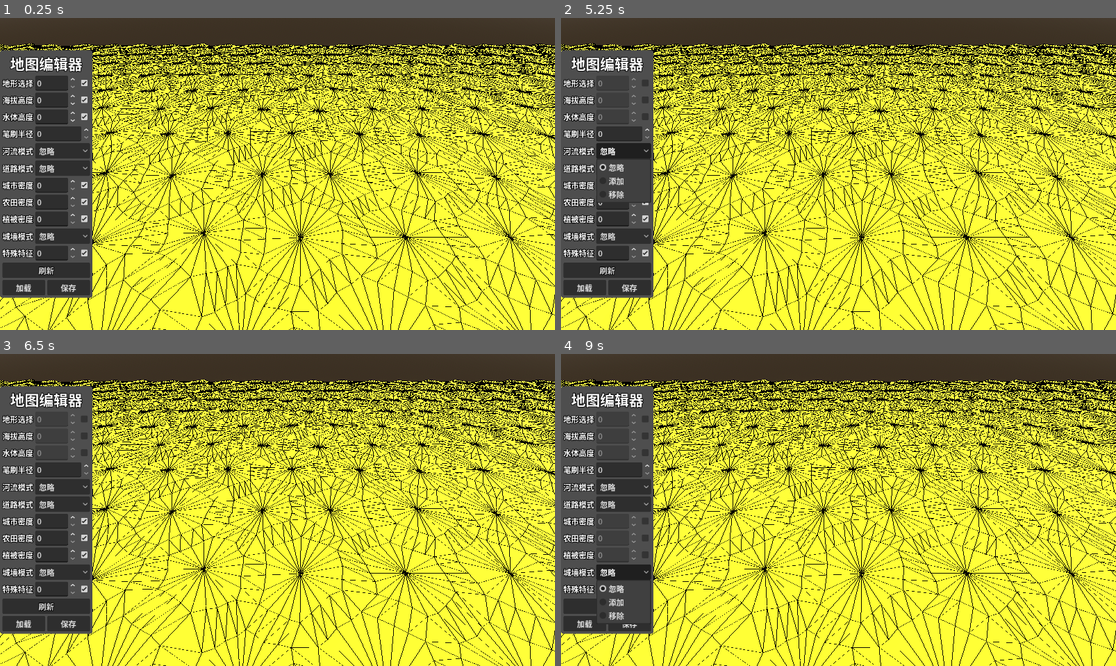
Above: before the commit, frames 1-4 (two rows, left to right).
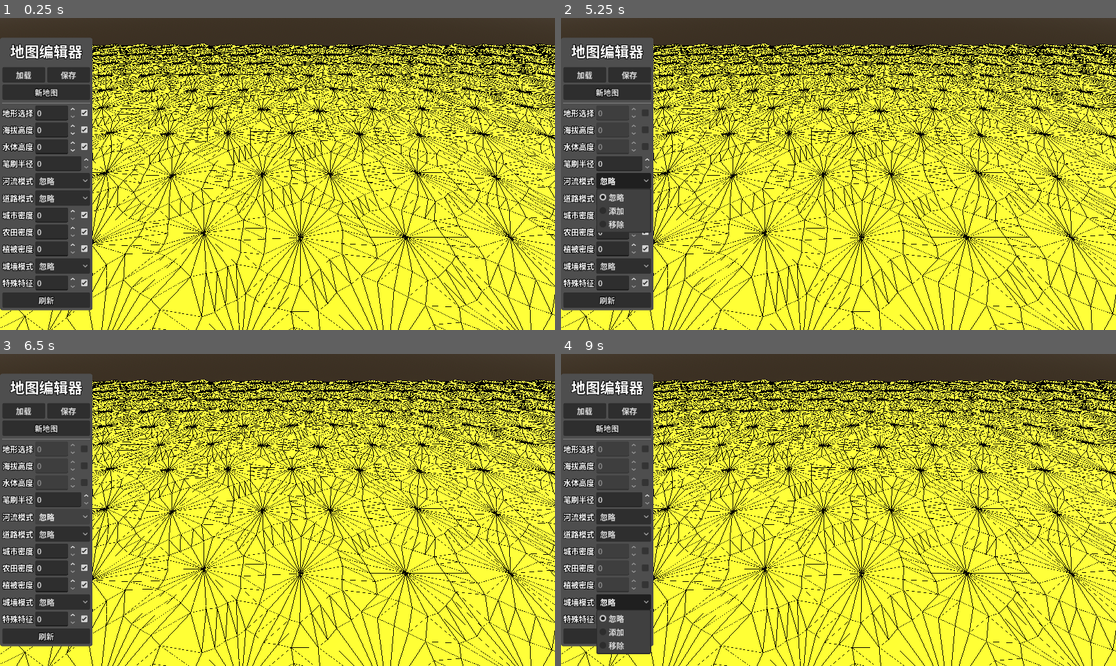
Above: after the commit, the same moments.

Repository: LiGameAcademy/godot_hex_map
Game: Godot game, scene res://scenes/main.tscn
Same seed, same stepped clock (60 frames per second), same inputs: the game is played once before the commit and once after it.
Inputs (mouse positions are in pixels of both pictures, inside the frame that each line leads up to; where the layout moved, square brackets give the same spot in the first picture):
- Up to frame 1 (0.25 s): no input
- Up to frame 2 (5.25 s): click "加载" at 0.5 s; click "保存" at 1.25 s; click (605, 92) at 2 s, where only the run after the commit has a clickable "新地图"; click (644, 111) [644, 83] at 2.75 s; click (644, 130) [644, 99] at 3.5 s; click (644, 145) [644, 117] at 4.25 s; click "忽略" at 5 s
- Up to frame 3 (6.5 s): click "忽略" at 5.75 s
- Up to frame 4 (9 s): click (644, 550) [644, 522] at 6.5 s; click (644, 569) [644, 538] at 7.25 s; click (644, 584) [644, 553] at 8 s; click "忽略" at 8.75 s

The runs differ from the first frame. In frame 1, 8.1% of the frame differs, in the area x 0-17%, y 6-94%; in frame 2, 7.8%; in frame 3, 7.7%; in frame 4, 7.9%.

Commit message:
50-管理地图：运行时创建与NewMapMenu

Diff:
--- a/prefabs/hex_grid.gd
+++ b/prefabs/hex_grid.gd
@@ -3,8 +3,9 @@
 class_name HexGrid
 
 @export var chunk_prefab: PackedScene = preload("res://prefabs/hex_grid_chunk.tscn")
-@export var chunk_count_x := 4
-@export var chunk_count_z := 3
+
+@export var cell_count_x: int = 20
+@export var cell_count_z: int = 15
 @export var noise: FastNoiseLite
 
 @export var hash_seed: int = 0
@@ -12,11 +13,8 @@
 
 var cells: Array[HexCell] = []
 var chunks: Array[HexGridChunk] = []
-
-#var width := 6
-#var height := 6
-var cell_count_x: int
-var cell_count_z: int
+var chunk_count_x : int
+var chunk_count_z : int
 
 func _ready() -> void:
 	HexMetrics.noise = noise
@@ -25,11 +23,30 @@
 		HexMetrics.colors = color_config.colors.duplicate()
 	else:
 		push_error("color_config is not set")
-	cell_count_x = chunk_count_x * HexMetrics.CHUNK_SIZE_X
-	cell_count_z = chunk_count_z * HexMetrics.CHUNK_SIZE_Z
+	create_map(cell_count_x, cell_count_z)
+	#cell_count_x = chunk_count_x * HexMetrics.CHUNK_SIZE_X
+	#cell_count_z = chunk_count_z * HexMetrics.CHUNK_SIZE_Z
+
+	refresh()
+
+func create_map(x: int, z: int) -> bool:
+	if x <= 0 or x % HexMetrics.CHUNK_SIZE_X != 0 or z <= 0 or z % HexMetrics.CHUNK_SIZE_Z != 0:
+		push_error("Unsupported map size.")
+		return false
+
+	for chunk in chunks:
+		chunk.queue_free()
+	chunks.clear()
+
+	cell_count_x = x
+	cell_count_z = z
+	chunk_count_x = int(float(cell_count_x) / HexMetrics.CHUNK_SIZE_X)
+	chunk_count_z = int(float(cell_count_z) / HexMetrics.CHUNK_SIZE_Z)
 
 	_create_chunks()
 	_create_cells()
+
+	return true
 
 func get_cell(coords: HexCoordinates) -> HexCell:
 	return cells.filter(
--- a/prefabs/hex_map_camera.gd
+++ b/prefabs/hex_map_camera.gd
@@ -53,6 +53,13 @@
 		_adjust_zoom(-event.relative.y * zoom_middle_drag_scale * zoom_sensitivity)
 		get_viewport().set_input_as_handled()
 
+func set_camera_locked(locked: bool) -> void:
+	set_process(not locked)
+	set_physics_process(not locked)
+
+func validate_position() -> void:
+	_adjust_position(0.0, 0.0, 0.0)
+
 func _adjust_position(x_delta: float, z_delta: float, dt: float) -> void:
 	var direction := (transform.basis * Vector3(x_delta, 0.0, z_delta)).normalized()
 	var damping : float = max(abs(x_delta), abs(z_delta))
@@ -63,10 +70,12 @@
 func _clamp_position(local_position: Vector3) -> Vector3:
 	if not is_instance_valid(grid):
 		return local_position
-	var x_max := (grid.chunk_count_x * HexMetrics.CHUNK_SIZE_X - 0.5) * (HexMetrics.INNER_RADIUS * 2.0)
-	var z_max := (grid.chunk_count_z * HexMetrics.CHUNK_SIZE_Z - 1.0) * (HexMetrics.OUTER_RADIUS * 1.5)
+	var x_max := (grid.cell_count_x - 0.5) * (HexMetrics.INNER_RADIUS * 2.0)
+	var z_max := (grid.cell_count_z - 1.0) * (HexMetrics.OUTER_RADIUS * 1.5)
+
 	local_position.x = clamp(local_position.x, 0.0, x_max)
 	local_position.z = clamp(local_position.z, 0.0, z_max)
+
 	return local_position
 
 func _adjust_rotation(delta: float, dt: float) -> void:
--- a/prefabs/hex_map_camera.tscn
+++ b/prefabs/hex_map_camera.tscn
@@ -2,7 +2,7 @@
 
 [ext_resource type="Script" uid="uid://n3lukix5lg53" path="res://prefabs/hex_map_camera.gd" id="1_4vdb4"]
 
-[node name="HexMapCamera" type="Node3D" unique_id=2101402743]
+[node name="HexMapCamera" type="Node3D" unique_id=2101402743 groups=["Camera"]]
 script = ExtResource("1_4vdb4")
 
 [node name="Swivel" type="Node3D" parent="." unique_id=2040822311]
--- a/project.godot
+++ b/project.godot
@@ -13,6 +13,10 @@
 config/name="godot_hex_map"
 run/main_scene="uid://xmk16gfwea4"
 config/features=PackedStringArray("4.6", "Forward Plus")
+
+[global_group]
+
+Camera=""
 
 [input]
 
--- a/scenes/main.tscn
+++ b/scenes/main.tscn
@@ -4,6 +4,7 @@
 [ext_resource type="Script" uid="uid://dmgota36soris" path="res://scripts/hex_map_editor.gd" id="2_0wfyh"]
 [ext_resource type="PackedScene" uid="uid://bghxudgg2w8fb" path="res://prefabs/hex_map_camera.tscn" id="2_sugp2"]
 [ext_resource type="PackedScene" uid="uid://deiqomb6hdwx8" path="res://ui/hex_map_editor_panel.tscn" id="4_jyhfs"]
+[ext_resource type="PackedScene" uid="uid://dmh8pyrukrli3" path="res://ui/new_map_menu.tscn" id="5_tbgi4"]
 
 [sub_resource type="ProceduralSkyMaterial" id="ProceduralSkyMaterial_sgp6g"]
 sky_horizon_color = Color(0.66224277, 0.6717428, 0.6867428, 1)
@@ -42,7 +43,7 @@
 [node name="UILayer" type="CanvasLayer" parent="." unique_id=207554144]
 layer = 128
 
-[node name="HexMapEditorPanel" parent="UILayer" unique_id=2006241389 node_paths=PackedStringArray("editor") instance=ExtResource("4_jyhfs")]
+[node name="HexMapEditorPanel" parent="UILayer" unique_id=2006241389 node_paths=PackedStringArray("editor", "new_map_menu") instance=ExtResource("4_jyhfs")]
 anchors_preset = 4
 anchor_left = 0.0
 anchor_right = 0.0
@@ -52,3 +53,8 @@
 offset_bottom = 96.0
 grow_horizontal = 1
 editor = NodePath("../../HexMapEditor")
+new_map_menu = NodePath("../NewMapMenu")
+
+[node name="NewMapMenu" parent="UILayer" unique_id=1131493557 node_paths=PackedStringArray("editor") instance=ExtResource("5_tbgi4")]
+visible = false
+editor = NodePath("../../HexMapEditor")
--- a/scripts/hex_map_editor.gd
+++ b/scripts/hex_map_editor.gd
@@ -258,6 +258,14 @@
 		push_warning("Unknown map format: ", header)
 	file.close()
 
+## 按格子尺寸新建地图：转发到 HexGrid.create_map，并在格子与 chunk 就绪后刷新网格
+func create_map_sized(cell_count_x: int, cell_count_z: int) -> void:
+	if not is_instance_valid(hex_grid):
+		push_error("HexMapEditor: hex_grid is null")
+		return
+	hex_grid.create_map(cell_count_x, cell_count_z)
+	hex_grid.refresh()
+
 func _handle_click_or_drag(mouse_pos: Vector2, from_motion: bool = false) -> void:
 	var camera := get_viewport().get_camera_3d()
 	if not is_instance_valid(camera):
--- a/scripts/hex_metrics.gd
+++ b/scripts/hex_metrics.gd
@@ -46,8 +46,8 @@
 const ELEVATION_PERTURB_STRENGTH := 1.5
 
 ## 大地图分块：每块的格子数（X、Z），网格尺寸需为块尺寸的整数倍
-const CHUNK_SIZE_X := 5
-const CHUNK_SIZE_Z := 5
+const CHUNK_SIZE_X : int = 5
+const CHUNK_SIZE_Z : int = 5
 
 ## 河床相对格子海拔的高度偏移（负值表示比地面低）
 const STREAM_BED_ELEVATION_OFFSET: float = -1.0
--- a/ui/hex_map_editor_panel.gd
+++ b/ui/hex_map_editor_panel.gd
@@ -22,9 +22,11 @@
 @onready var check_box_special: CheckBox = %CheckBoxSpecial
 @onready var button_load: Button = %ButtonLoad
 @onready var button_save: Button = %ButtonSave
+@onready var button_new_map: Button = %ButtonNewMap
 
 ## 表现层：负责 UI 展示与交互输入，依赖 HexMapEditor 逻辑层的 API / signal
 @export var editor: HexMapEditor
+@export var new_map_menu : Window
 
 var _syncing_mode_ui: bool = false
 
@@ -164,6 +166,11 @@
 	refresh_button.pressed.connect(func() -> void:editor.refresh())
 	button_save.pressed.connect(func() -> void:editor.save_map())
 	button_load.pressed.connect(func() -> void: editor.load_map())
+	button_new_map.pressed.connect(func() -> void:
+		if is_instance_valid(new_map_menu):
+			new_map_menu.editor = editor
+			new_map_menu.open()
+	)
 
 func _on_editor_river_mode_changed(_mode: HexMapEditor.RiverMode) -> void:
 	if not is_instance_valid(editor):
--- a/ui/hex_map_editor_panel.tscn
+++ b/ui/hex_map_editor_panel.tscn
@@ -46,6 +46,37 @@
 horizontal_alignment = 1
 vertical_alignment = 1
 
+[node name="HSeparator2" type="HSeparator" parent="MarginContainer/VBoxContainer" unique_id=164078682]
+layout_mode = 2
+
+[node name="MarginContainer12" type="MarginContainer" parent="MarginContainer/VBoxContainer" unique_id=534548673]
+layout_mode = 2
+
+[node name="HBoxContainer" type="HBoxContainer" parent="MarginContainer/VBoxContainer/MarginContainer12" unique_id=1933838553]
+layout_mode = 2
+
+[node name="ButtonLoad" type="Button" parent="MarginContainer/VBoxContainer/MarginContainer12/HBoxContainer" unique_id=2144290428]
+unique_name_in_owner = true
+layout_mode = 2
+size_flags_horizontal = 3
+text = "加载"
+
+[node name="ButtonSave" type="Button" parent="MarginContainer/VBoxContainer/MarginContainer12/HBoxContainer" unique_id=134061576]
+unique_name_in_owner = true
+layout_mode = 2
+size_flags_horizontal = 3
+text = "保存"
+
+[node name="ButtonNewMap" type="Button" parent="MarginContainer/VBoxContainer" unique_id=1025038025]
+unique_name_in_owner = true
+layout_mode = 2
+theme_override_colors/font_outline_color = Color(0, 0, 0, 1)
+theme_override_constants/outline_size = 5
+text = "新地图"
+
+[node name="HSeparator" type="HSeparator" parent="MarginContainer/VBoxContainer" unique_id=25991575]
+layout_mode = 2
+
 [node name="MarginContainer" type="MarginContainer" parent="MarginContainer/VBoxContainer" unique_id=338285685]
 layout_mode = 2
 
@@ -300,21 +331,3 @@
 theme_override_colors/font_outline_color = Color(0, 0, 0, 1)
 theme_override_constants/outline_size = 5
 text = "刷新"
-
-[node name="MarginContainer12" type="MarginContainer" parent="MarginContainer/VBoxContainer" unique_id=534548673]
-layout_mode = 2
-
-[node name="HBoxContainer" type="HBoxContainer" parent="MarginContainer/VBoxContainer/MarginContainer12" unique_id=1933838553]
-layout_mode = 2
-
-[node name="ButtonLoad" type="Button" parent="MarginContainer/VBoxContainer/MarginContainer12/HBoxContainer" unique_id=2144290428]
-unique_name_in_owner = true
-layout_mode = 2
-size_flags_horizontal = 3
-text = "加载"
-
-[node name="ButtonSave" type="Button" parent="MarginContainer/VBoxContainer/MarginContainer12/HBoxContainer" unique_id=134061576]
-unique_name_in_owner = true
-layout_mode = 2
-size_flags_horizontal = 3
-text = "保存"
